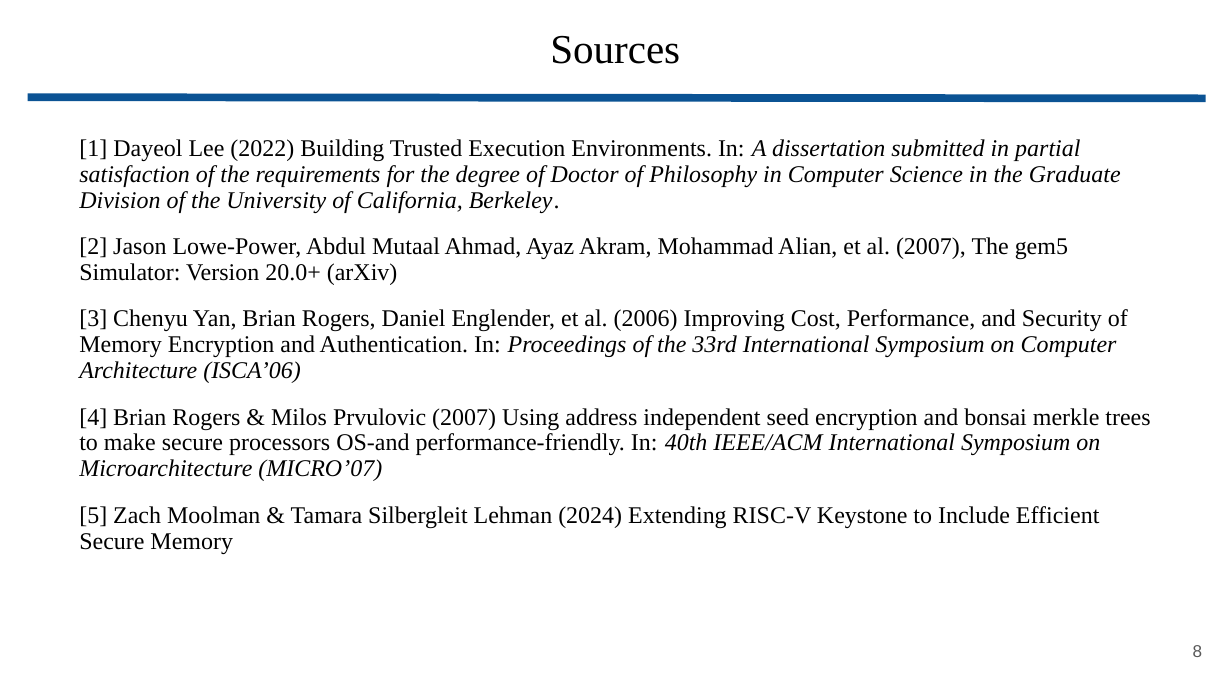
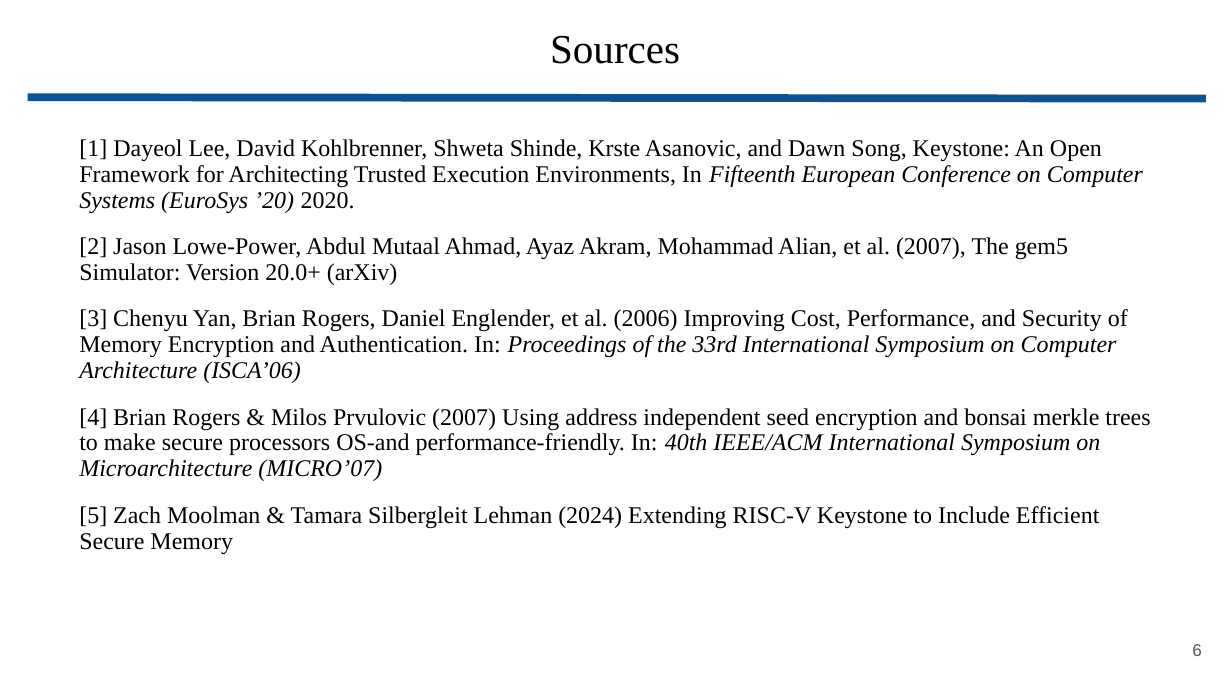
Before and after one commit to wbuz24/grad-research, a slide deck: slide 6 of presentations/YARCH25_lightning.pptx (slide 8 before the commit). Drawn at 1232x693 pixels with LibreOffice and Linux fonts; fonts in the diff are those of the drawing. Boxes give left, top, right and bottom in pixels: in the first picture for what was removed or moved away, otherwise in the second. Text is boxed around its words. In the diff, an @@ line names an element or a change of style, - is before the commit and + after.

```diff
--- a/presentations/YARCH25_lightning.pptx
+++ b/presentations/YARCH25_lightning.pptx
@@ text at bbox=[79, 139, 1143, 213]: text changed; italic off @@
-[1] Dayeol Lee (2022) Building Trusted Execution Environments. In: A dissertation submitted in partial satisfaction of the requirements for the degree of Doctor of Philosophy in Computer Science in the Graduate Division of the University of California, Berkeley.
+[1] Dayeol Lee, David Kohlbrenner, Shweta Shinde, Krste Asanovic, and Dawn Song, Keystone: An Open Framework for Architecting Trusted Execution Environments, In Fifteenth European Conference on Computer Systems (EuroSys ’20) 2020.
@@ page number at bbox=[1192, 644, 1202, 656]: text changed @@
-8
+6
```
Also in this commit, not shown: 4 other slides changed, 1 slide removed.
